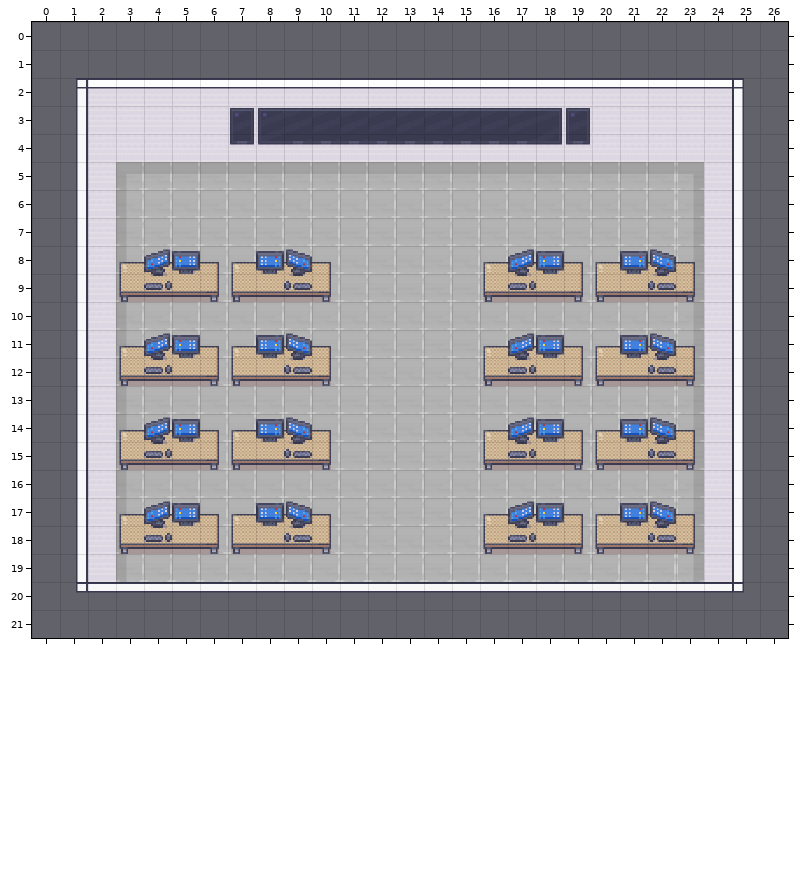
Two versions of a level (Tiled map, assets/maps/lab.tmx). Above, as it was before the edit.
Cells are 32x32 px. Shown: x 0..26, y 0..21. The old version is drawn lined up with the new one.
Once edited:
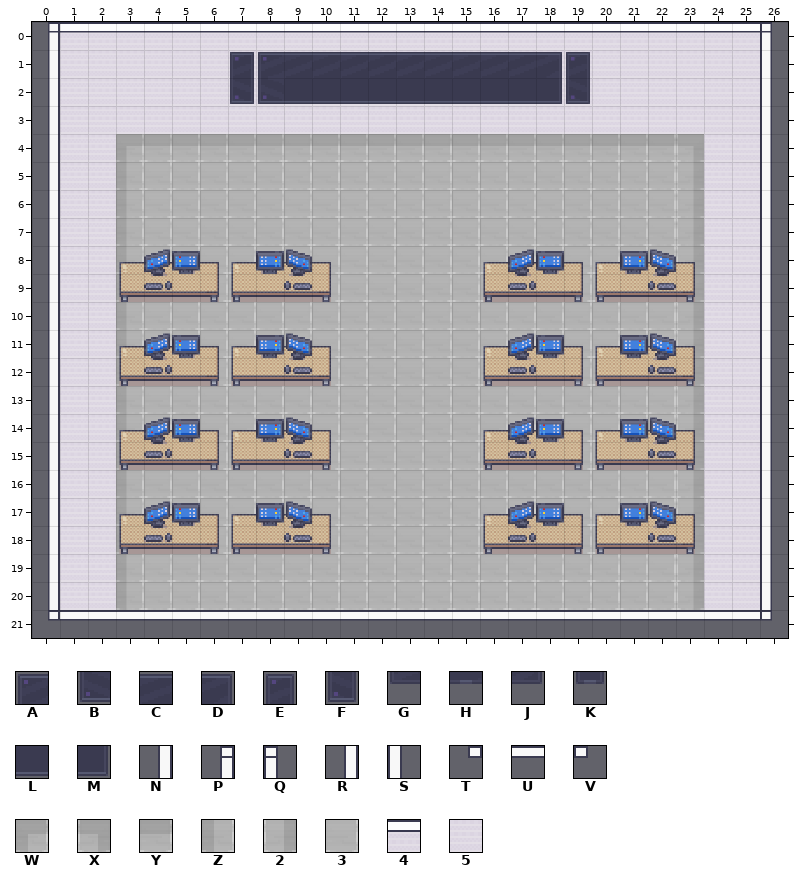
Key: from "screens": A 26, B 26 flipped up-down, C 27, D 28, E 29, F 29 flipped up-down, G 42, H 43, J 44, K 45, L 60 flipped up-down, M 62 flipped up-down; from "wall-floor": N 3, P 23, Q 25, R 39, S 41, T 55, U 56, V 57, W 90, X 90 flipped left-right, Y 91, Z 106, 2 106 flipped left-right, 3 107, 4 177, 5 181.
_ is an empty cell.
Tiles replaced or removed in this view: 4, A, C, D, E, G, H, J, K, N, P, Q, R, S, T, U, V.
The edit:
Changed rows in their new state; . is an unchanged cell.
map size 25x19 -> 27x22 cells (old content now starts at 1,2; both pictures use the new coordinates)
Layer "walls":
first column x 0:
 0 P4444444444444444444444444Q
 1 N5555555555555555555555555S
 2 R5555555555555555555555555S
 3 R5.......................5S
 4 R5.......................5S
 5 R5.......................5S
 6 R5.......................5S
 7 R5.......................5S
 8 R5.......................5S
 9 R5.......................5S
10 R5.......................5S
11 R5.......................5S
12 R5.......................5S
13 R5.......................5S
14 R5.......................5S
15 R5.......................5S
16 R5.......................5S
17 R5.......................5S
18 R5.......................5S
19 R5.......................5S
20 R55_____________________55S
21 TUUUUUUUUUUUUUUUUUUUUUUUUUV
Layer "floor":
first column x 3:
 4 WYYYYYYYYYYYYYYYYYYYX
first column x 3:
20 Z33333333333333333332
Layer "screens":
first column x 7:
 1 EACCCCCCCCCDE
 2 FBLLLLLLLLLMF
 3 _____________
 4 _____________
Where, in picture pixels (left, top, right, bottom), the same in both pictures:
changed: (48, 22, 772, 621)
